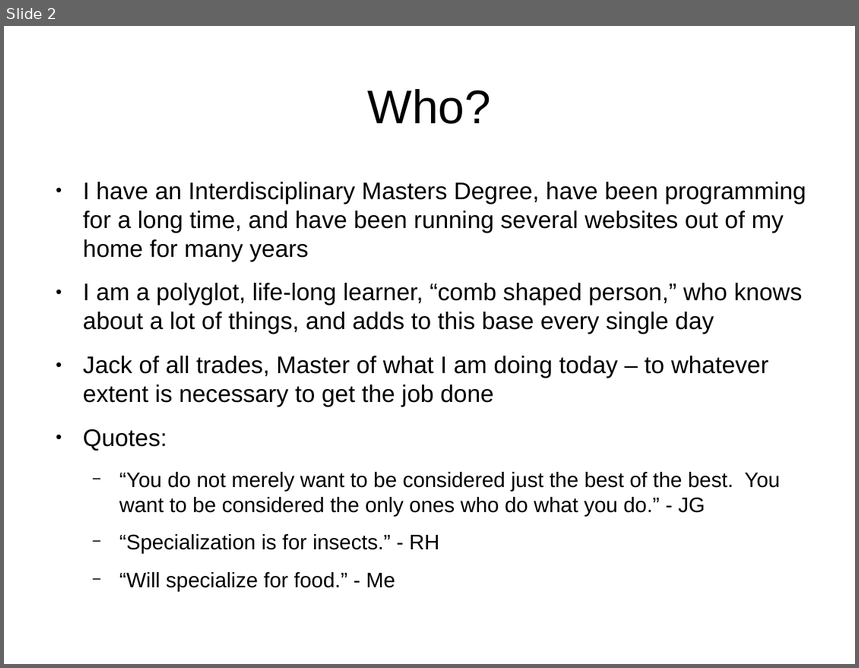
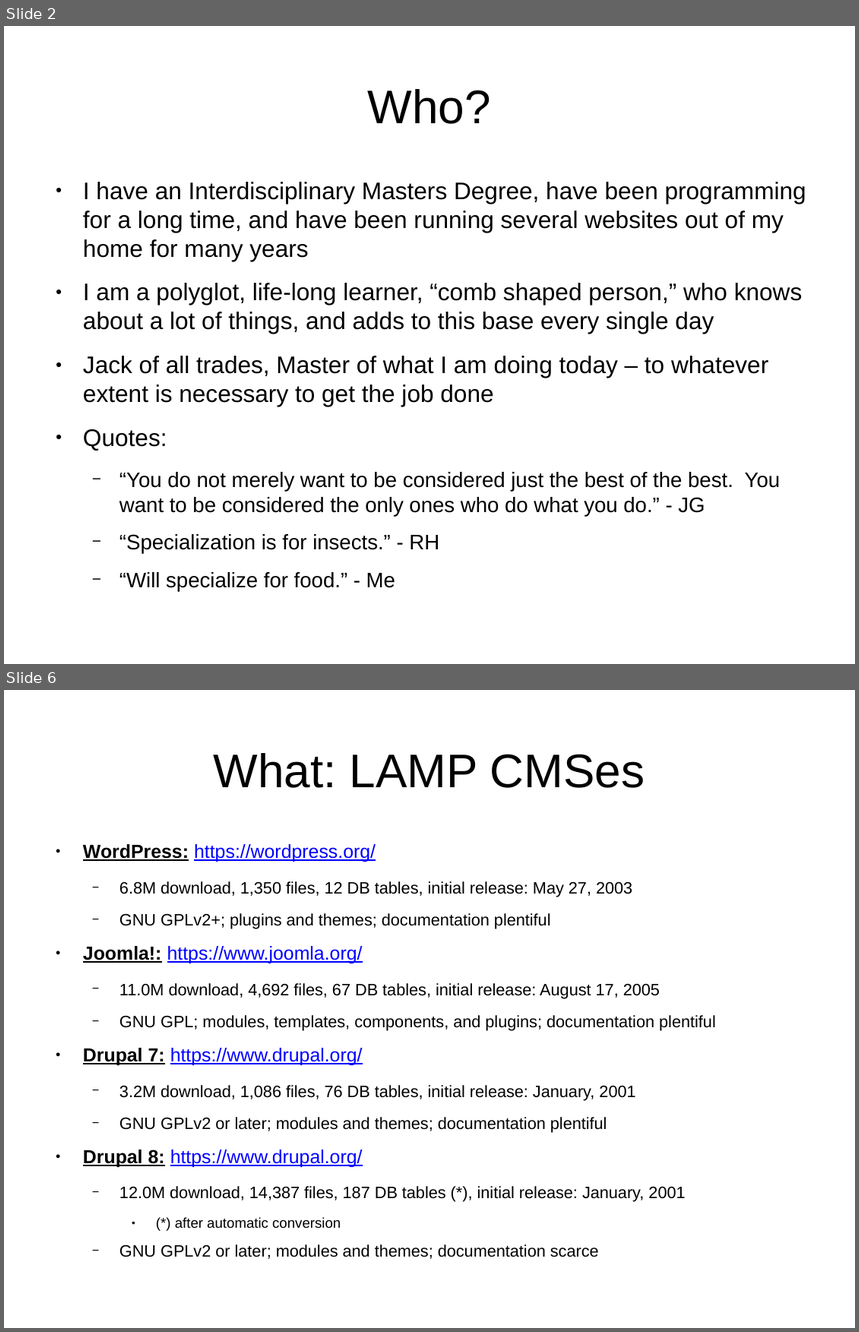
Before and after one commit to tomwhartung/jmws_accoutrements, a slide deck: presentations/2016_04-AWD_in_PHP_CMSes/AWD_in_PHP_CMSes-slides.odp. Shown one above the other, each under a label of ours: slide 2 before the commit, slides 2 and 6 after it; the slides between them are not shown. The pictures are 859x668 and 859x1332 pixels, drawn with LibreOffice and Linux fonts; fonts in the diff are those of the drawing. Boxes give left, top, right and bottom in pixels: in the first picture for what was removed or moved away, otherwise in the second. Text is boxed around its words. In the diff, an @@ line names an element or a change of style, - is before the commit and + after.

Commit message:
The "What"s should be OK, starting on the "Why"s.

```diff
--- a/presentations/2016_04-AWD_in_PHP_CMSes/AWD_in_PHP_CMSes-slides.odp
+++ b/presentations/2016_04-AWD_in_PHP_CMSes/AWD_in_PHP_CMSes-slides.odp
@@ slide 6 added at (4,690,855,1328), background #FFFFFF @@
@@ title added at (214,753,645,788), 44 pt, text #000000 @@
+What: LAMP CMSes
@@ text added at (83,844,716,1259), 15.4 pt, text #000000 @@
+● WordPress: https://wordpress.org/
+  − 6.8M download, 1,350 files, 12 DB tables, initial release: May 27, 2003
+  − GNU GPLv2+; plugins and themes; documentation plentiful
+● Joomla!: https://www.joomla.org/
+  − 11.0M download, 4,692 files, 67 DB tables, initial release: August 17, 2005
+  − GNU GPL; modules, templates, components, and plugins; documentation plentiful
+● Drupal 7: https://www.drupal.org/
+  − 3.2M download, 1,086 files, 76 DB tables, initial release: January, 2001
+  − GNU GPLv2 or later; modules and themes; documentation plentiful
+● Drupal 8: https://www.drupal.org/
+  − 12.0M download, 14,387 files, 187 DB tables (*), initial release: January, 2001
+    ● (*) after automatic conversion
+  − GNU GPLv2 or later; modules and themes; documentation scarce
```
Also in this commit, not shown: 3 slides changed, 1 slide removed.
